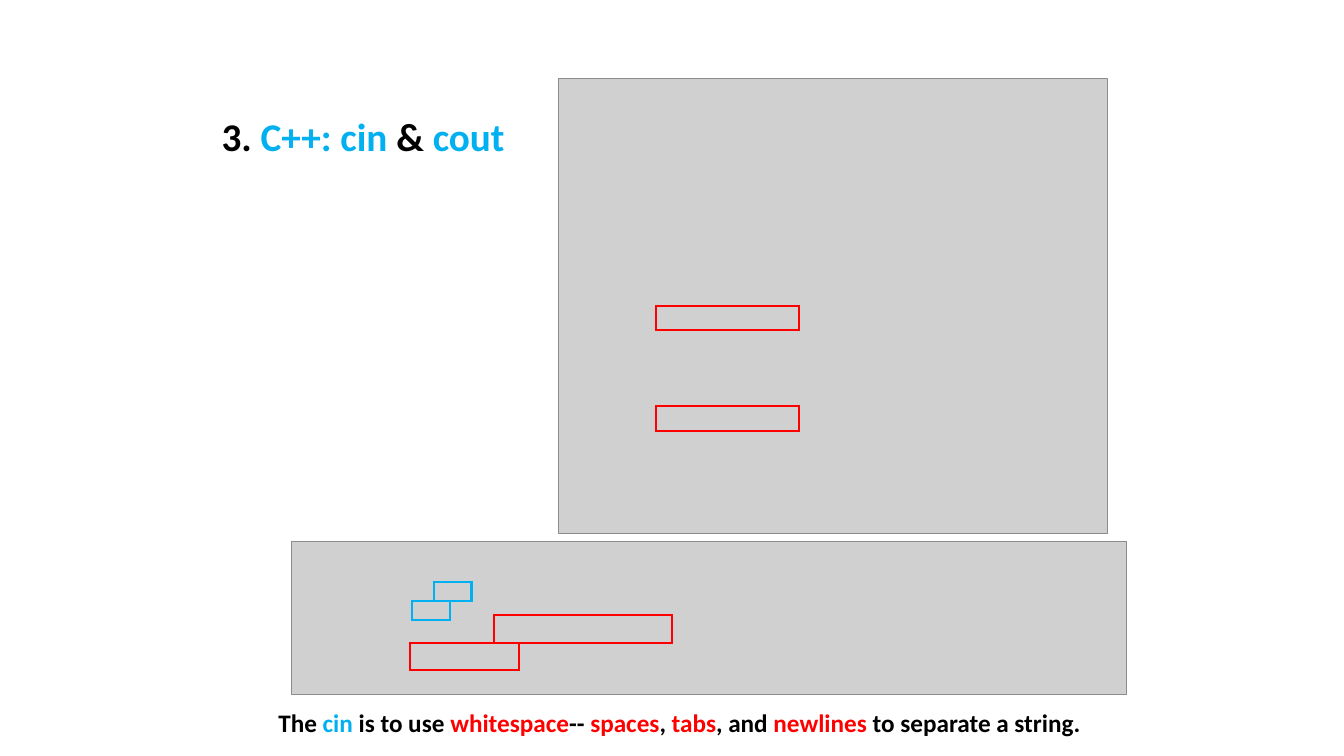
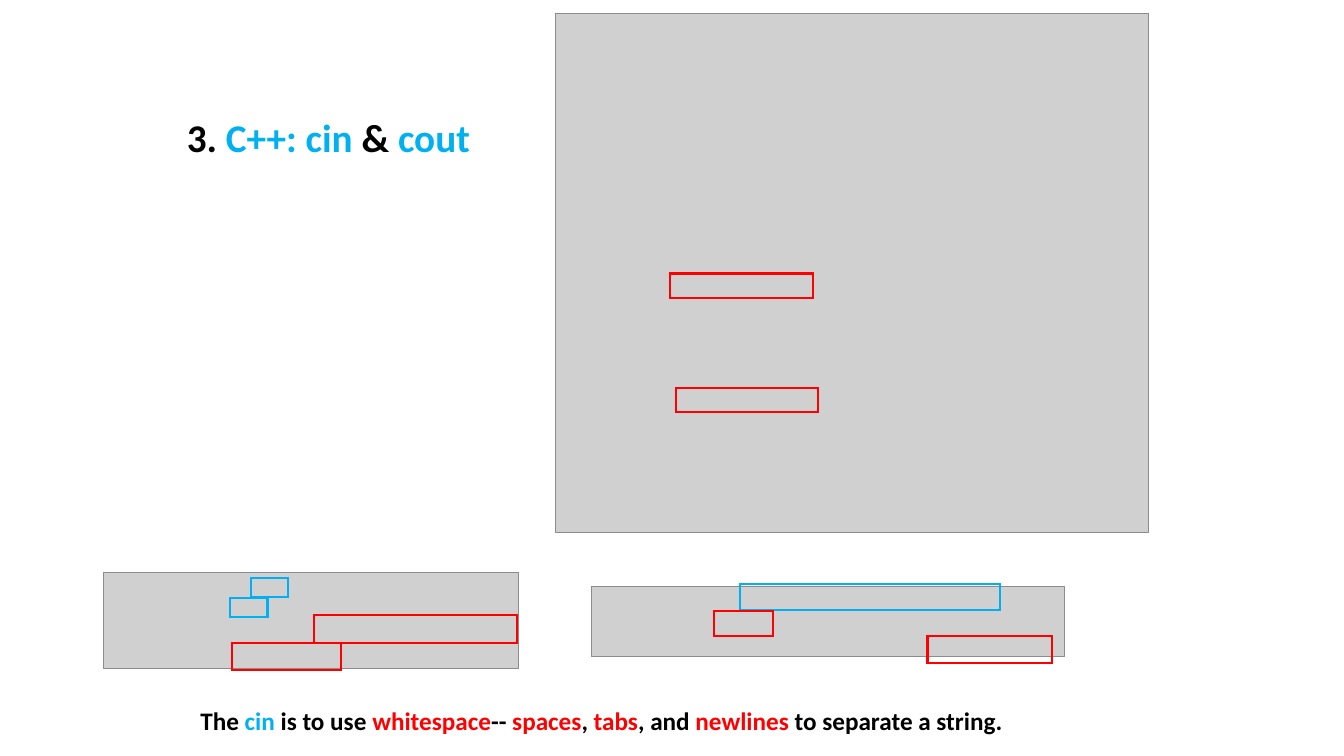
Before and after one commit to ShiqiYu/CPP, a slide deck: slide 19 of week04/Lab04.pptx (slide 17 before the commit). Drawn at 1344x756 pixels with LibreOffice and Linux fonts; fonts in the diff are those of the drawing; grey boxes stand for pictures; background and template pictures are left out. Boxes give left, top, right and bottom in pixels: in the first picture for what was removed or moved away, otherwise in the second. Text is boxed around its words. In the diff, an @@ line names an element or a change of style, - is before the commit and + after.

```diff
--- a/week04/Lab04.pptx
+++ b/week04/Lab04.pptx
@@ picture: place and size @@
-picture at box(559, 79, 1108, 533)
+picture at box(556, 14, 1149, 533)
@@ text "3. C++: cin & cout": place and size @@
-text "3. C++: cin & cout" at box(222, 123, 505, 152)
+text "3. C++: cin & cout" at box(187, 124, 470, 153)
@@ rectangle: place and size @@
-rectangle at box(656, 307, 800, 331)
+rectangle at box(670, 273, 814, 297)
@@ rectangle: place and size @@
-rectangle at box(656, 406, 800, 431)
+rectangle at box(676, 388, 819, 412)
@@ picture removed at box(291, 542, 1126, 695) @@
@@ picture added at box(103, 573, 518, 668) @@
@@ rectangle: place and size @@
-rectangle at box(412, 602, 450, 621)
+rectangle at box(230, 598, 267, 617)
@@ rectangle: place and size @@
-rectangle at box(435, 583, 472, 602)
+rectangle at box(251, 578, 288, 597)
@@ picture added at box(592, 587, 1065, 657) @@
@@ rectangle added at box(741, 584, 1001, 610), outline #00B0F0 1.5 pt @@
@@ rectangle: place and size @@
-rectangle at box(494, 615, 673, 643)
+rectangle at box(315, 615, 517, 643)
@@ rectangle added at box(715, 611, 773, 636), outline #FF0000 1.5 pt @@
@@ rectangle: place and size @@
-rectangle at box(410, 643, 519, 669)
+rectangle at box(232, 643, 341, 669)
@@ rectangle added at box(928, 636, 1053, 662), outline #FF0000 1.5 pt @@
@@ text "The cin is to use ...": place and size @@
-text "The cin is to use ..." at box(278, 714, 1080, 737)
+text "The cin is to use ..." at box(200, 712, 1002, 735)
```
Also in this commit, not shown: 18 other slides changed, 4 slides added, 2 slides removed, 1 other file.
